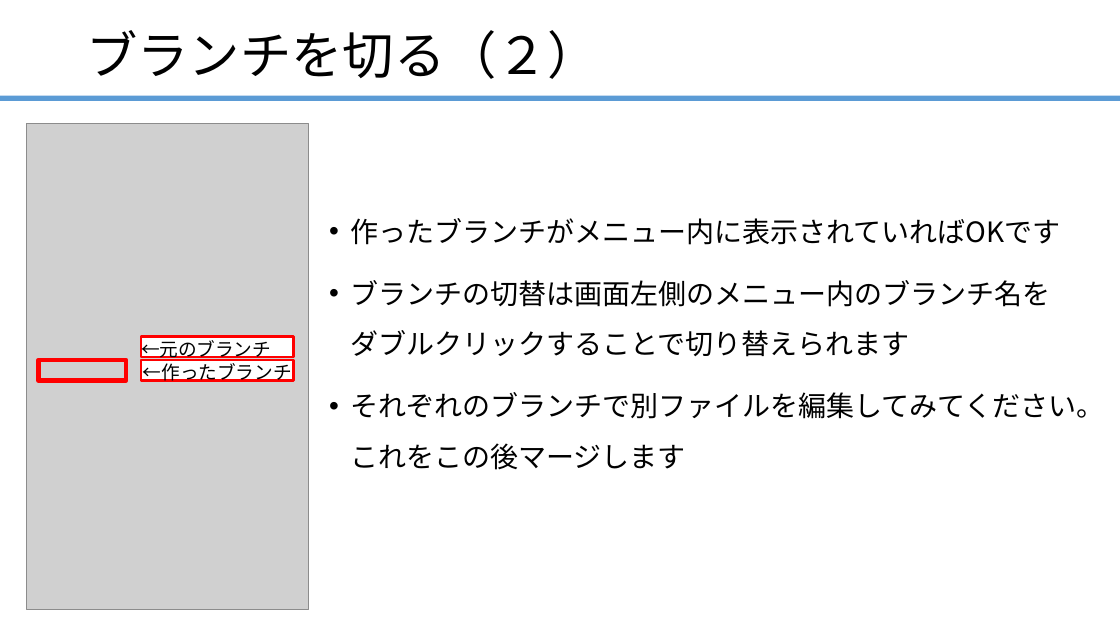
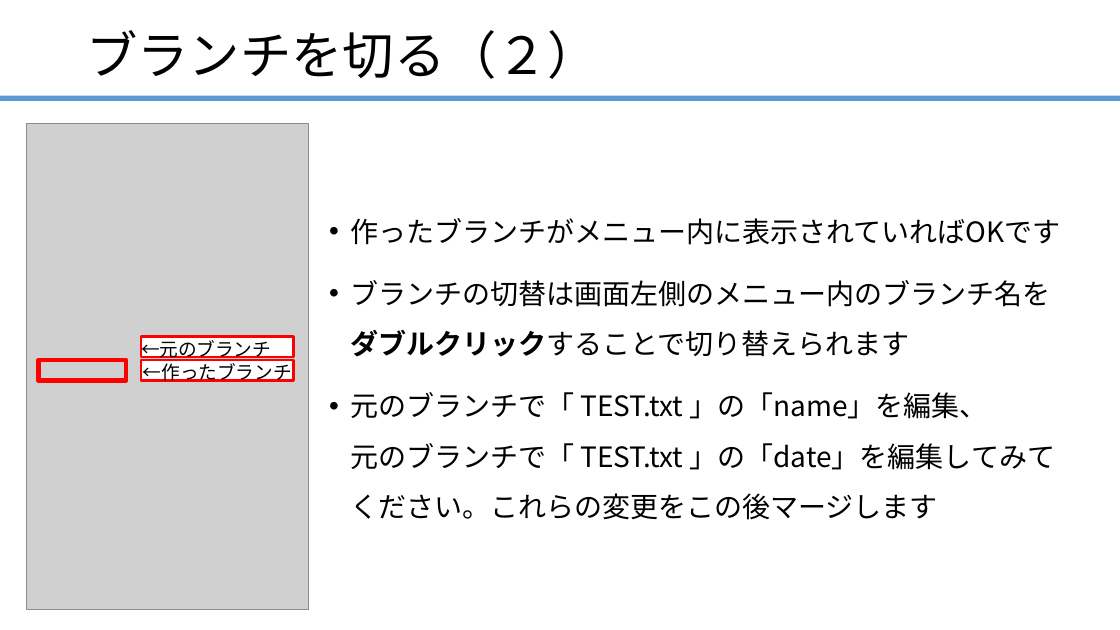
Before and after one commit to ainsAins/Git-, a slide deck: slide 36 of ハンズオン_Git入門.pptx. Drawn at 1120x630 pixels with LibreOffice and Linux fonts; fonts in the diff are those of the drawing; grey boxes stand for pictures. Boxes give left, top, right and bottom in pixels: in the first picture for what was removed or moved away, otherwise in the second. Text is boxed around its words. In the diff, an @@ line names an element or a change of style, - is before the commit and + after.

```diff
--- a/ハンズオン_Git入門.pptx
+++ b/ハンズオン_Git入門.pptx
@@ text at [350, 280, 1050, 357]: bold on in "ダブルクリックすることで切り替えられます" @@
@@ text at [350, 392, 1056, 520]: text changed @@
-• それぞれのブランチで別ファイルを編集してみてください。これをこの後マージします
+• 元のブランチで「 TEST.txt 」の「name」を編集、
+  元のブランチで「 TEST.txt 」の「date」を編集してみてください。これらの変更をこの後マージします
```
Also in this commit, not shown: 2 other slides changed.
